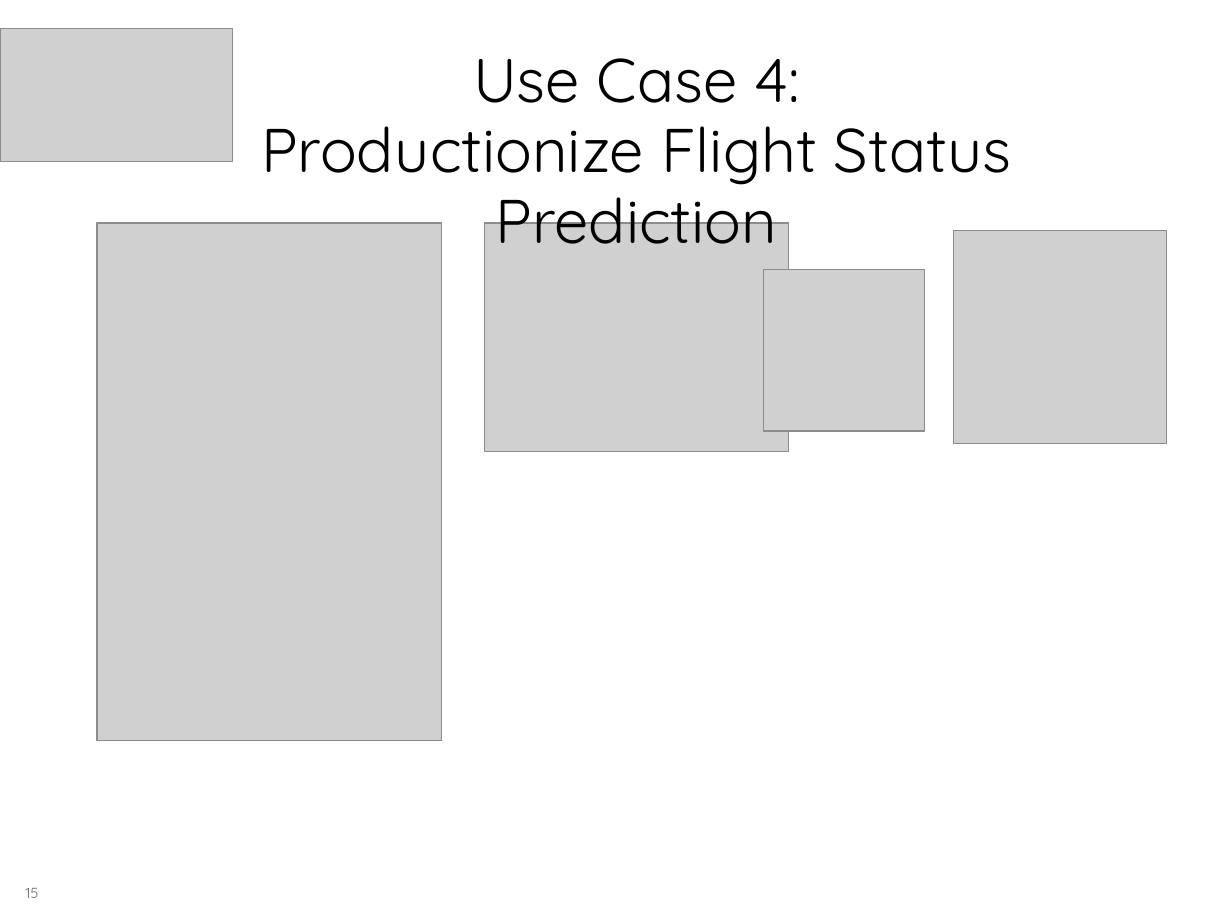
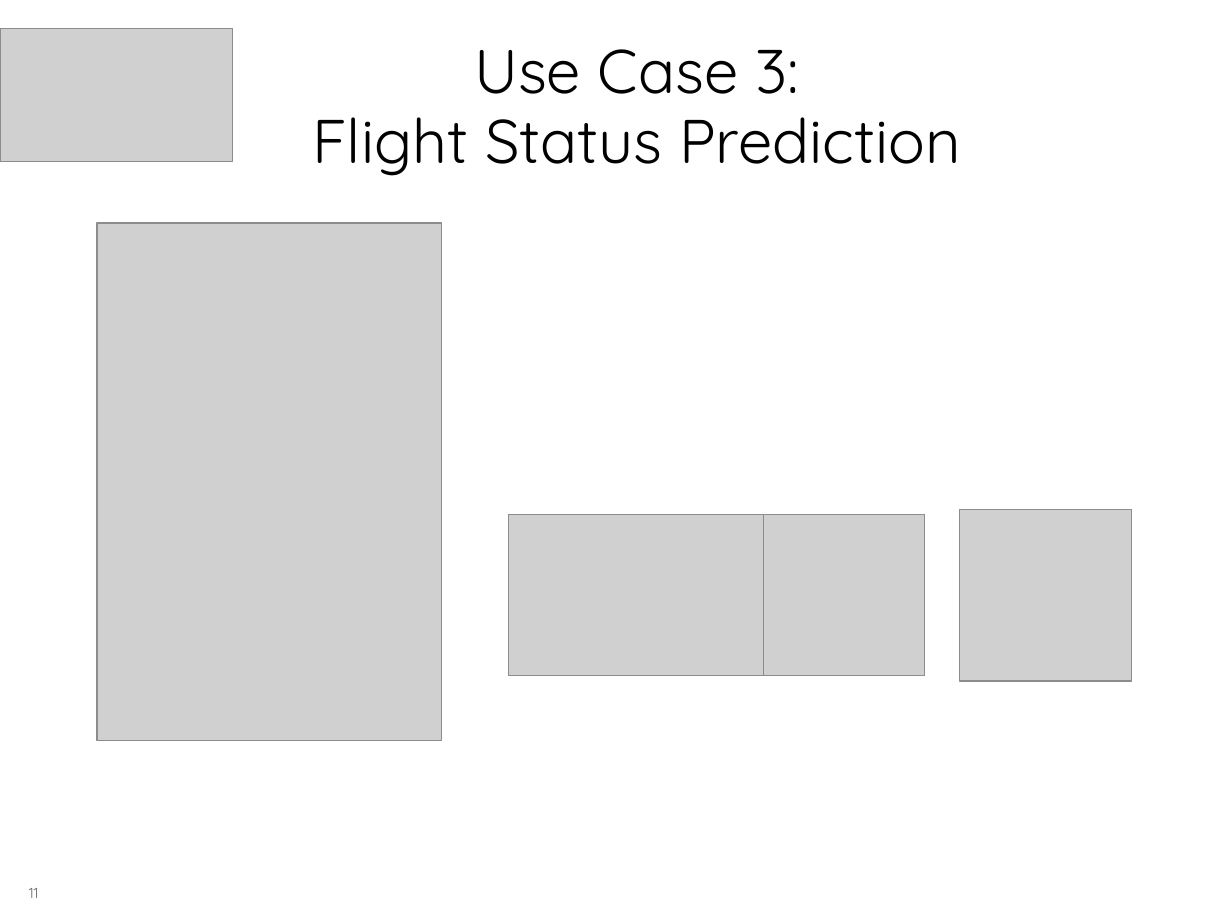
Before and after one commit to georgios-tsolakis-td/Bootcamp_Mar17_London, a slide deck: slide 11 of Team Sunshine/Team Sunshine Roadmap.pptx (slide 15 before the commit). Drawn at 1232x924 pixels with LibreOffice and Linux fonts; fonts in the diff are those of the drawing; grey boxes stand for pictures; background and template pictures are left out. Boxes give left, top, right and bottom in pixels: in the first picture for what was removed or moved away, otherwise in the second. Text is boxed around its words. In the diff, an @@ line names an element or a change of style, - is before the commit and + after.

```diff
--- a/Team Sunshine/Team Sunshine Roadmap.pptx
+++ b/Team Sunshine/Team Sunshine Roadmap.pptx
@@ title at bbox=[312, 49, 961, 176]: text changed @@
-Use Case 4:
-Productionize Flight Status Prediction
+Use Case 3:
+Flight Status Prediction
@@ picture removed at bbox=[484, 223, 788, 451] @@
@@ picture removed at bbox=[954, 230, 1167, 444] @@
@@ picture removed at bbox=[764, 270, 925, 431] @@
@@ picture added at bbox=[960, 509, 1131, 680] @@
@@ picture added at bbox=[509, 515, 765, 676] @@
@@ picture added at bbox=[764, 515, 925, 676] @@
@@ page number at bbox=[29, 888, 39, 898]: text changed @@
-15
+11
```
Also in this commit, not shown: 7 other slides changed.
